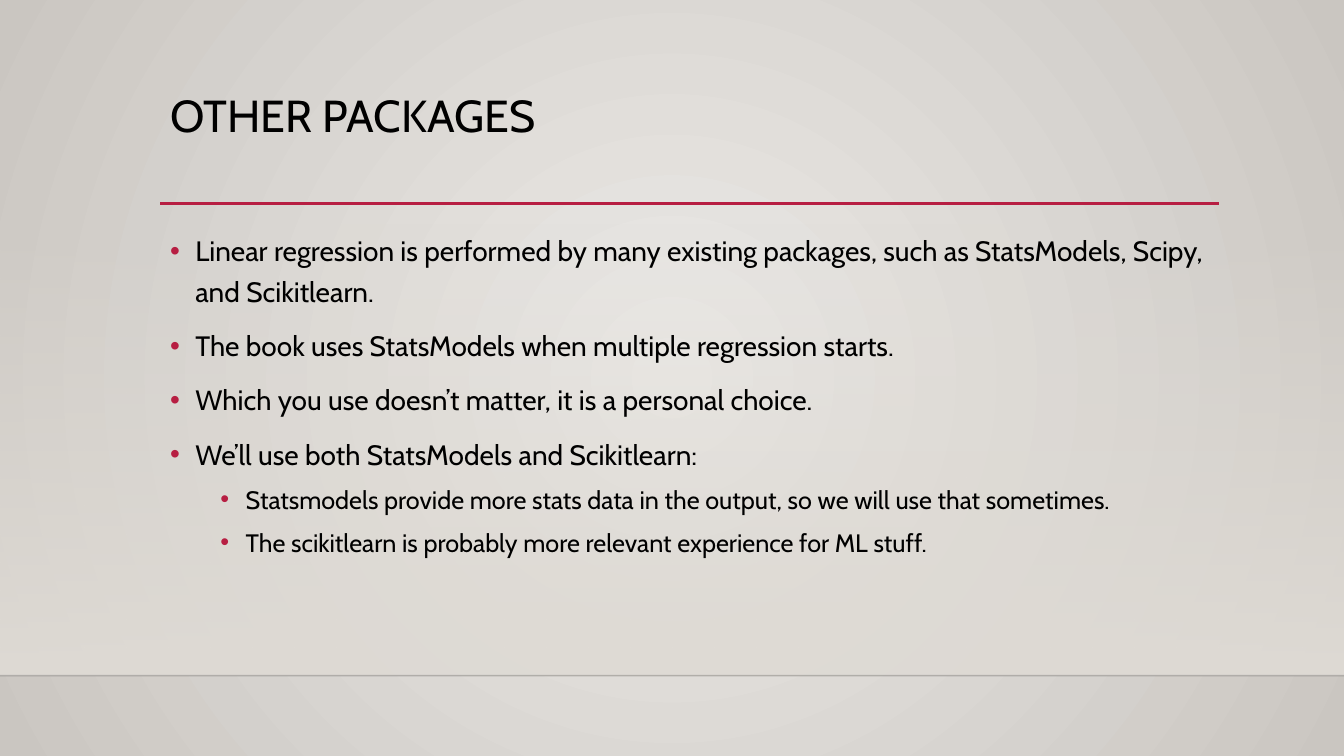
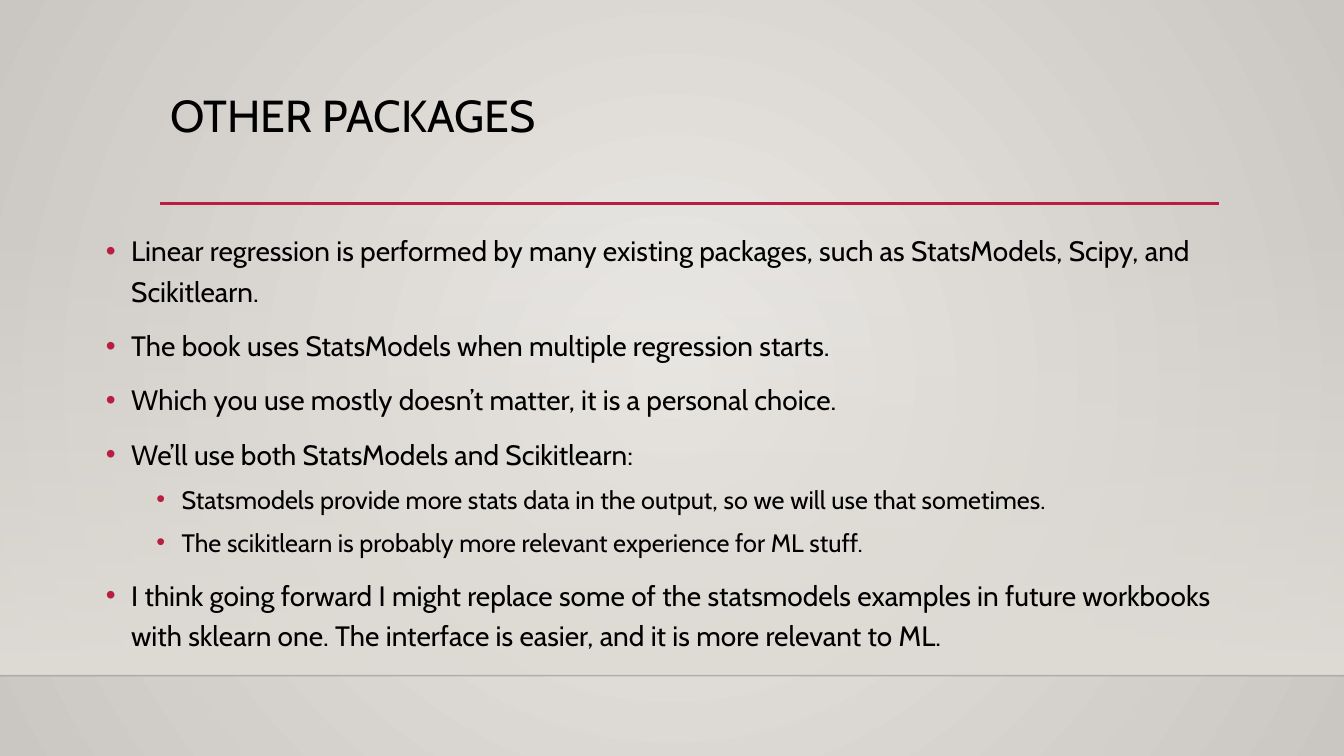
Before and after one commit to AkeemSemper/Basic_Stats_in_Python_Student_Workbooks, a slide deck: slide 15 of reference_material/slides/020_Linear_Least_Squares.pptx (slide 14 before the commit). Drawn at 1344x756 pixels with LibreOffice and Linux fonts; fonts in the diff are those of the drawing; background and template pictures are left out. Boxes give left, top, right and bottom in pixels: in the first picture for what was removed or moved away, otherwise in the second. Text is boxed around its words. In the diff, an @@ line names an element or a change of style, - is before the commit and + after.

```diff
--- a/reference_material/slides/020_Linear_Least_Squares.pptx
+++ b/reference_material/slides/020_Linear_Least_Squares.pptx
@@ text "Linear regression is performed by ..." moved from (x1=195, y1=240, x2=1203, y2=558) to (x1=131, y1=240, x2=1210, y2=649) @@
@@ text at (x1=131, y1=389, x2=836, y2=417): text changed @@
-• Which you use doesn’t matter, it is a personal choice.
+• Which you use mostly doesn’t matter, it is a personal choice.
@@ text at (x1=131, y1=585, x2=1210, y2=649): paragraph added @@
+• I think going forward I might replace some of the statsmodels examples in future workbooks with sklearn one. The interface is easier, and it is more relevant to ML.
```
Also in this commit, not shown: 2 other slides changed, 1 slide added, 12 other files.
